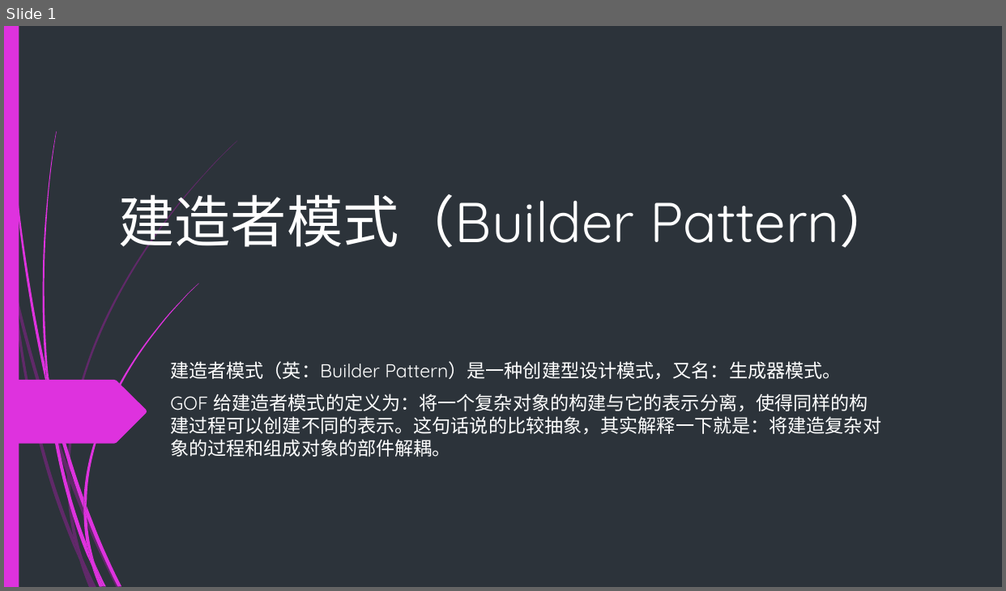
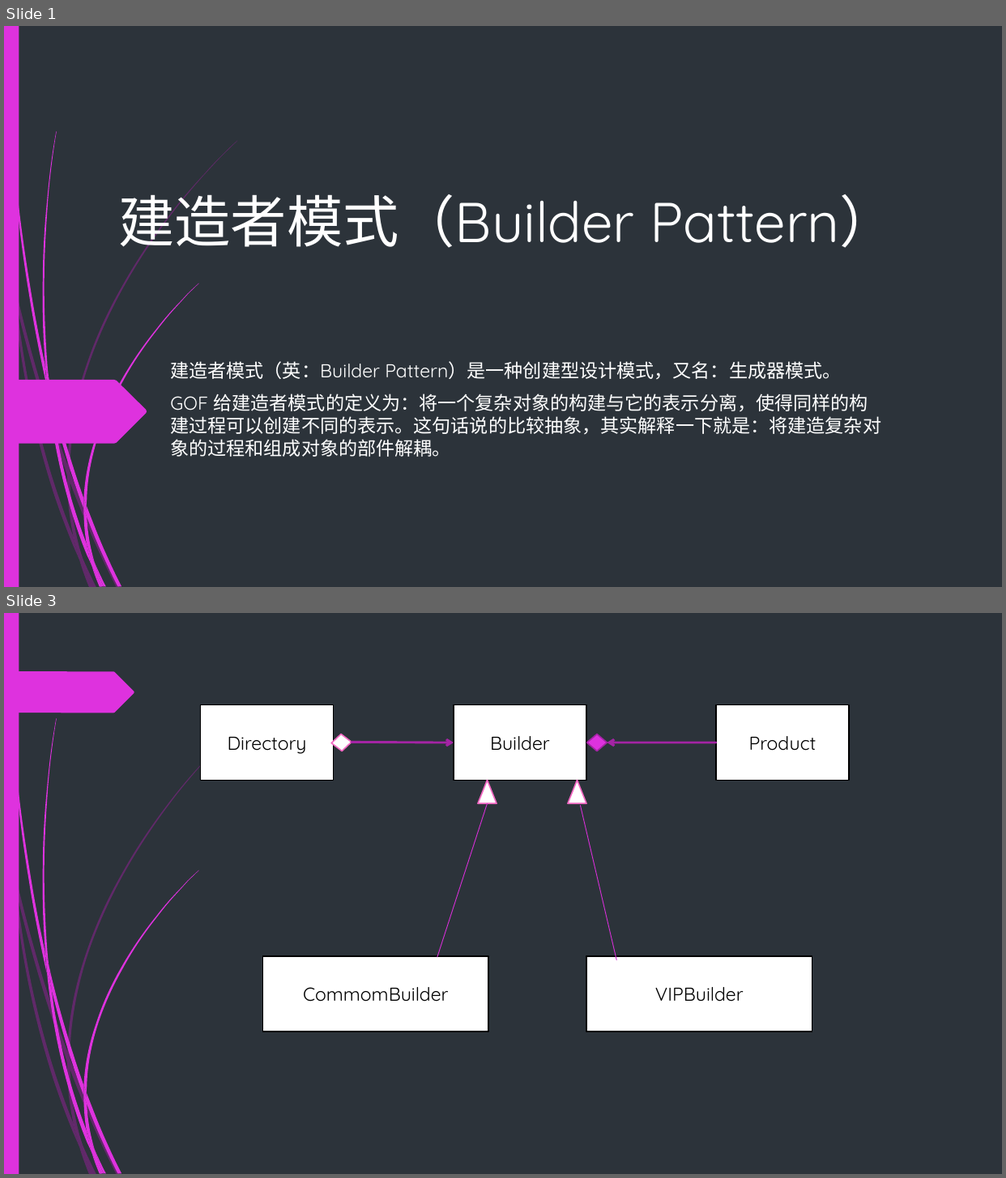
Before and after one commit to Sky8989/DataStructure_learn20190615, a slide deck: src/main/resources/建造者模式.pptx. Shown one above the other, each under a label of ours: slide 1 before the commit, slides 1 and 3 after it; the slides between them are not shown. The pictures are 1006x591 and 1006x1178 pixels, drawn with LibreOffice and Linux fonts; fonts in the diff are those of the drawing. Boxes give left, top, right and bottom in pixels: in the first picture for what was removed or moved away, otherwise in the second. Text is boxed around its words. In the diff, an @@ line names an element or a change of style, - is before the commit and + after.

```diff
--- a/src/main/resources/建造者模式.pptx
+++ b/src/main/resources/建造者模式.pptx
@@ slide 3 added at [4, 613, 1002, 1174], background #2C333A; not listed: 23 template elements that a slide beside it also shows @@
@@ freeform shape added at [4, 671, 134, 713], fill #DE32DE @@
@@ rectangle added at [200, 705, 334, 781], fill #FFFFFF, outline #000000 1.25 pt, 18 pt, text #000000 @@
+Directory
@@ rectangle added at [454, 705, 587, 781], fill #FFFFFF, outline #000000 1.25 pt, 18 pt, text #000000 @@
+Builder
@@ rectangle added at [716, 705, 849, 781], fill #FFFFFF, outline #000000 1.25 pt, 18 pt, text #000000 @@
+Product
@@ diamond added at [331, 734, 352, 752], fill #FFFFFF, outline #F268C2 1.25 pt @@
@@ arrow added from (351, 743) to (454, 743), #A425A4 2.25 pt @@
@@ diamond added at [587, 735, 607, 752], fill #DE32DE, outline #A425A4 1.25 pt @@
@@ arrow added from (716, 743) to (607, 743), #A425A4 2.25 pt @@
@@ flow chart extract added at [478, 780, 496, 803], fill #FFFFFF, outline #F268C2 1.25 pt @@
@@ flow chart extract added at [568, 780, 586, 803], fill #FFFFFF, outline #F268C2 1.25 pt @@
@@ line added from (437, 957) to (488, 804), #D430D4 0.75 pt @@
@@ line added from (616, 960) to (581, 806), #D430D4 0.75 pt @@
@@ rectangle added at [263, 956, 489, 1033], fill #FFFFFF, outline #000000 1.25 pt, 18 pt, text #000000 @@
+CommomBuilder
@@ rectangle added at [586, 956, 812, 1033], fill #FFFFFF, outline #000000 1.25 pt, 18 pt, text #000000 @@
+VIPBuilder
```
Also in this commit, not shown: 5 slides changed, 11 other slides added, 8 slides removed, 32 other files.
